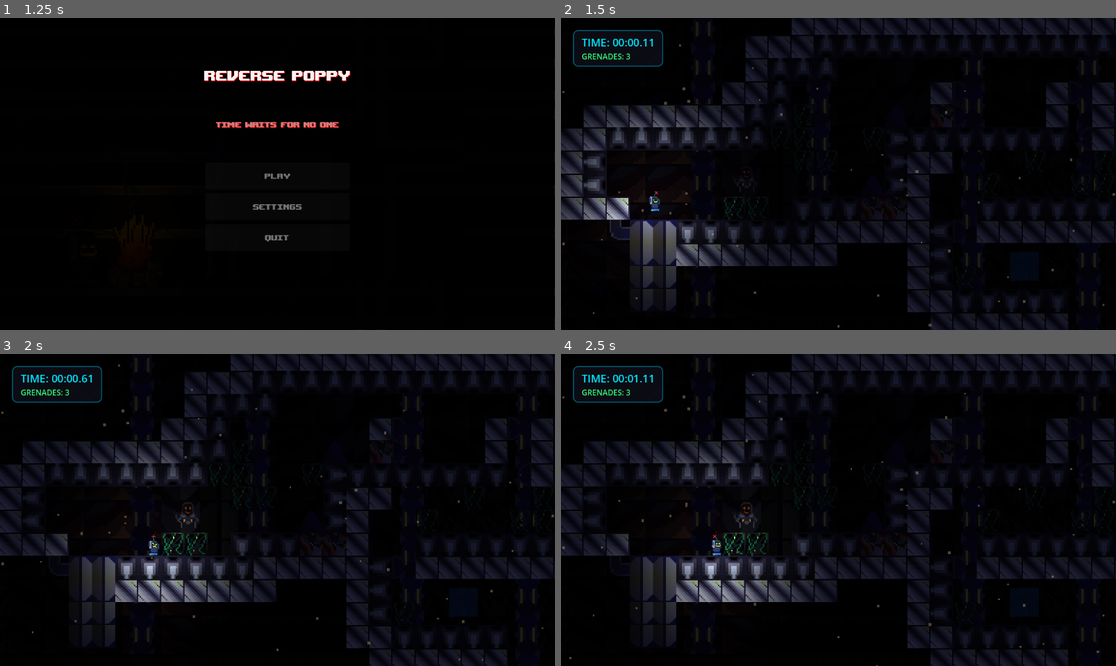
Above: before the commit, frames 1-4 (two rows, left to right).
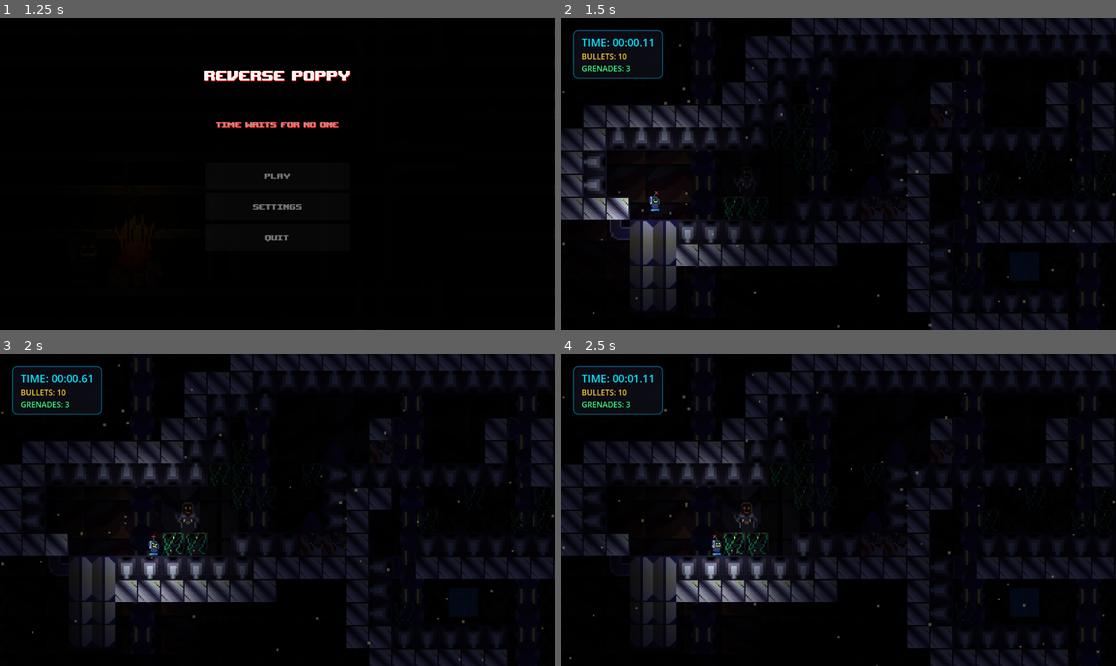
Above: after the commit, the same moments.

Repository: rafiathallah3/Reverse-Poppy
Game: Godot game, scene res://scene/StartMenu.tscn
The game is run twice, just before and just after one commit, with the same random seed, the same clock (stepped at 60 frames per second) and the same inputs. Sound files missing from this copy of the repository are replaced by a short silence.
Inputs (mouse positions are in pixels of both pictures, inside the frame that each line leads up to):
- Up to frame 1 (1.25 s): click "PLAY" at 0.5 s
- Up to frame 2 (1.5 s): tap Enter at 1.25 s; move the mouse to (960, 158) at 1.27 s; hold D (move_right) from 1.28 s (still down); tap Y (interact) at 1.35 s; click (960, 158) at 1.42 s
- Up to frame 3 (2 s): keep holding D (move_right); tap Space (jump) at 1.52 s
- Up to frame 4 (2.5 s): release D (move_right) at 2 s; drag from (727, 525) to (871, 522) at 2.02 s

Frame 1 is identical in both runs. In frame 2, 0.4% of the frame differs, in the area x 2-19%, y 11-20%; in frame 3, 0.4%; in frame 4, 0.4%.

Commit message:
Added new UI
Changed some ammo

Diff:
--- a/scripts/playerMovement_Testing.gd
+++ b/scripts/playerMovement_Testing.gd
@@ -31,7 +31,7 @@
 
 var spawn_position: Vector2
 
-@export var max_bullets: int = 30
+@export var max_bullets: int = 10
 @export var max_grenades: int = 3
 
 var bullets: int = max_bullets
--- a/scripts/scene_transition.gd
+++ b/scripts/scene_transition.gd
@@ -6,7 +6,6 @@
 
 # GLOBAL REVERSE STATE
 var is_reversing: bool = false
-var is_scrubbing: bool = false
 
 const GLITCH_SHADER = preload("res://shaders/time_glitch.gdshader")
 
@@ -15,6 +14,7 @@
 var timer_panel: PanelContainer
 var timer_label: Label
 var grenade_label: Label
+var bullet_label: Label          # ← NEW
 var black_overlay: ColorRect
 var glitch_overlay: ColorRect
 var time_slider: HSlider
@@ -80,48 +80,27 @@
 	timer_label.add_theme_color_override("font_color", Color(0.0, 0.9, 1.0))
 	vbox.add_child(timer_label)
 
+	bullet_label = Label.new()          # ← NEW
+	bullet_label.text = "BULLETS: 30"  # ← NEW
+	bullet_label.add_theme_font_size_override("font_size", 16)
+	bullet_label.add_theme_color_override("font_color", Color(1.0, 0.8, 0.2))
+	vbox.add_child(bullet_label)        # ← NEW (sits between timer and grenades)
+
 	grenade_label = Label.new()
 	grenade_label.text = "GRENADES: 3"
 	grenade_label.add_theme_font_size_override("font_size", 16)
 	grenade_label.add_theme_color_override("font_color", Color(0.2, 1.0, 0.5))
 	vbox.add_child(grenade_label)
+
 	time_slider = HSlider.new()
-	time_slider.min_value = 0.0
 	time_slider.max_value = 5.0
 	time_slider.step = 0.01
 	time_slider.visible = false
 	time_slider.value_changed.connect(_on_slider_changed)
-	time_slider.drag_started.connect(_on_slider_drag_started)
-	time_slider.drag_ended.connect(_on_slider_drag_ended)
 	vbox.add_child(time_slider)
 
 func _on_slider_changed(value: float) -> void:
-	update_timer_text_to_val(value)
-
-	var objects = get_tree().get_nodes_in_group("rewindable_objects")
-	for obj in objects:
-		if obj.has_method("scrub_time_absolute"):
-			obj.scrub_time_absolute(value)
-		elif obj.has_method("scrub_time"):
-			var offset_ms = (elapsed_time - value) * 1000.0
-			obj.scrub_time(offset_ms)
-
-	# Dynamic visuals modulation for Background TimeDustParticles & SkyBackground
-	var current_scene = get_tree().current_scene
-	if current_scene:
-		var bg_particles = current_scene.get_node_or_null("ParticleCanvas/TimeDustParticles")
-		if not bg_particles:
-			bg_particles = current_scene.get_node_or_null("BackgroundCanvas/TimeDustParticles")
-		if bg_particles:
-			var max_val = time_slider.max_value if time_slider.max_value > time_slider.min_value else 5.0
-			var speed_factor = clamp((value - time_slider.min_value) / (max_val - time_slider.min_value), 0.0, 1.0) if max_val > time_slider.min_value else 1.0
-			bg_particles.speed_scale = -1.0 - (speed_factor * 4.0)
-
-		var bg_sky = current_scene.get_node_or_null("BackgroundCanvas/SkyBackground")
-		if bg_sky:
-			var max_val = time_slider.max_value if time_slider.max_value > time_slider.min_value else 5.0
-			var t = clamp((value - time_slider.min_value) / (max_val - time_slider.min_value), 0.0, 1.0) if max_val > time_slider.min_value else 1.0
-			bg_sky.modulate = Color(0.12, 0.12, 0.2, 1.0).lerp(Color(0.45, 0.65, 1.0, 1.0), t)
+	get_tree().call_group("rewindable_objects", "scrub_time", value * 1000.0)
 
 func reset_overlay_position() -> void:
 	var viewport_size = get_viewport().get_visible_rect().size
@@ -155,25 +134,19 @@
 	if not is_timer_running and not is_finished:
 		is_timer_running = true
 
-
 	if is_timer_running:
 		elapsed_time += delta
 		update_timer_text()
+	update_bullet_counter()    # ← NEW
 	update_grenade_counter()
 
-	# Dynamic particle direction reversal based on is_reversing state
-	if not is_scrubbing:
-		var current_scene = get_tree().current_scene
-		if current_scene:
-			var bg_particles = current_scene.get_node_or_null("ParticleCanvas/TimeDustParticles")
-			if not bg_particles:
-				bg_particles = current_scene.get_node_or_null("BackgroundCanvas/TimeDustParticles")
-			if bg_particles:
-				if is_reversing:
-					bg_particles.speed_scale = -1.0
-				else:
-					if bg_particles.speed_scale != 1.0:
-						bg_particles.speed_scale = 1.0
+# ── helper to grab the player from the current scene ──
+func _get_player() -> Node:
+	var current_scene = get_tree().current_scene
+	if not current_scene: return null
+	var player = current_scene.get_node_or_null("Player")
+	if not player: player = current_scene.get_node_or_null("Player (Testing)")
+	return player
 
 func update_timer_text() -> void:
 	if not timer_label: return
@@ -182,62 +155,28 @@
 	var centiseconds = int((elapsed_time - int(elapsed_time)) * 100)
 	timer_label.text = "TIME: %02d:%02d.%02d" % [minutes, seconds, centiseconds]
 
-func update_timer_text_to_val(time_val: float) -> void:
-	if not timer_label: return
-	var minutes = int(time_val / 60.0)
-	var seconds = int(time_val) % 60
-	var centiseconds = int((time_val - int(time_val)) * 100)
-	timer_label.text = "TIME: %02d:%02d.%02d" % [minutes, seconds, centiseconds]
-
+func update_bullet_counter() -> void:      # ← NEW
+	if not bullet_label: return
+	var player = _get_player()
+	if player and "bullets" in player:
+		bullet_label.text = "BULLETS: %d" % player.bullets
 
 func update_grenade_counter() -> void:
 	if not grenade_label: return
-	var current_scene = get_tree().current_scene
-	if not current_scene: return
-	var player = current_scene.get_node_or_null("Player")
-	if not player: player = current_scene.get_node_or_null("Player (Testing)")
+	var player = _get_player()
 	if player and "grenades" in player:
 		grenade_label.text = "GRENADES: %d" % player.grenades
 
 func start_reverse_sequence() -> void:
-	is_timer_running = false
 	is_reversing = true
 	timer_label.add_theme_color_override("font_color", Color(0.9, 0.2, 1.0))
+	bullet_label.add_theme_color_override("font_color", Color(0.9, 0.2, 1.0))   # ← NEW
 	grenade_label.add_theme_color_override("font_color", Color(0.9, 0.2, 1.0))
 	var style_box = timer_panel.get_theme_stylebox("panel") as StyleBoxFlat
 	if style_box:
 		style_box.border_color = Color(0.9, 0.2, 1.0, 0.8)
-
-	# Dynamic slider setup based on thrown grenades
-	var min_time = 0.0
-	var max_time = elapsed_time
-	var has_grenade_history = false
-
-	var grenades = get_tree().get_nodes_in_group("grenades")
-	if grenades.size() > 0:
-		var oldest_throw = 999999.0
-		var latest_explosion = 0.0
-		for g in grenades:
-			if g.history.size() > 0:
-				has_grenade_history = true
-				var g_throw = g.history[0]["time"]
-				var g_explode = g.explosion_real_time if g.explosion_real_time > 0 else g.current_recording_time
-				if g_throw < oldest_throw:
-					oldest_throw = g_throw
-				if g_explode > latest_explosion:
-					latest_explosion = g_explode
-		if has_grenade_history:
-			min_time = oldest_throw
-			max_time = latest_explosion
-
-	if max_time <= min_time:
-		max_time = min_time + 5.0
-
-	time_slider.min_value = min_time
-	time_slider.max_value = max_time
-	time_slider.value = max_time
+	time_slider.value = 0.0
 	time_slider.visible = true
-
 	if glitch_overlay:
 		glitch_overlay.visible = true
 		glitch_overlay.modulate.a = 0.4
@@ -255,10 +194,8 @@
 				visual.modulate.a = 0.0
 				var tween = level_finish.create_tween()
 				tween.tween_property(visual, "modulate:a", 0.4, 0.8)
-	# The player stays in the level to run backward! No immediate complete_level() call.
 
 func complete_level() -> void:
-	# Animation
 	var viewport_size = get_viewport().get_visible_rect().size
 	black_overlay.position = Vector2(0, viewport_size.y)
 	var tween = create_tween()
@@ -266,11 +203,9 @@
 	await tween.finished
 	await get_tree().create_timer(0.2).timeout
 
-	# --- OPTIMIZED: AUTO-SCALING LEVEL ROUTING ---
 	var current_scene_path = get_tree().current_scene.scene_file_path
 	var next_scene_path = ""
 
-	# Extract the number from the filename (e.g., "level2.tscn" -> 2)
 	var level_number = 0
 	var regex = RegEx.new()
 	regex.compile("\\d+")
@@ -279,14 +214,12 @@
 		level_number = int(result.get_string())
 
 	if not is_reversing:
-		# GOING FORWARD
 		if current_scene_path.contains("game_manager"):
 			next_scene_path = "res://scene/level1.tscn"
 		else:
 			next_scene_path = "res://scene/level" + str(level_number + 1) + ".tscn"
 
 	else:
-		# GOING BACKWARD
 		if level_number > 1:
 			next_scene_path = "res://scene/level" + str(level_number - 1) + ".tscn"
 		elif level_number == 1:
@@ -296,17 +229,18 @@
 				glitch_overlay.visible = false
 			time_slider.visible = false
 			timer_label.add_theme_color_override("font_color", Color(0.0, 0.9, 1.0))
+			bullet_label.add_theme_color_override("font_color", Color(1.0, 0.8, 0.2))   # ← NEW
 			grenade_label.add_theme_color_override("font_color", Color(0.2, 1.0, 0.5))
 			var style_box = timer_panel.get_theme_stylebox("panel") as StyleBoxFlat
 			if style_box:
 				style_box.border_color = Color(0.0, 0.8, 1.0, 0.45)
 		else:
-			# REVERSED ALL THE WAY BACK
 			next_scene_path = "res://scene/StartMenu.tscn"
 			is_reversing = false
 			elapsed_time = 0.0
 			time_slider.visible = false
 			timer_label.add_theme_color_override("font_color", Color(0.0, 0.9, 1.0))
+			bullet_label.add_theme_color_override("font_color", Color(1.0, 0.8, 0.2))   # ← NEW
 			grenade_label.add_theme_color_override("font_color", Color(0.2, 1.0, 0.5))
 			var style_box = timer_panel.get_theme_stylebox("panel") as StyleBoxFlat
 			if style_box:
@@ -320,9 +254,3 @@
 
 	var out_tween = create_tween()
 	out_tween.tween_property(black_overlay, "position", Vector2(0, -viewport_size.y), 0.6)
-
-func _on_slider_drag_started() -> void:
-	is_scrubbing = true
-
-func _on_slider_drag_ended(_value_changed: bool) -> void:
-	is_scrubbing = false
